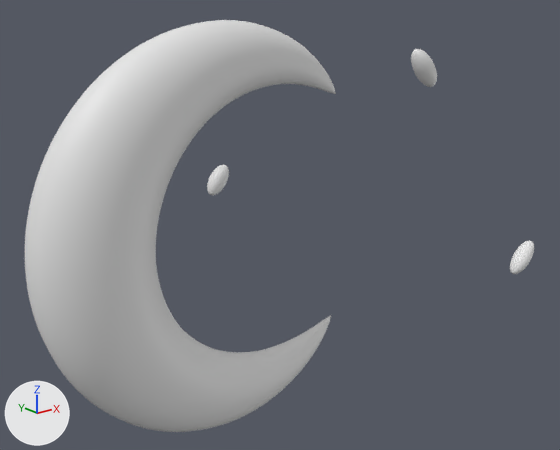
Before and after pictures for a commit that changed the Blender file assets/labyrinthia.blend.
Rendered twice from a 50 mm lens placed at (-2.21, -3.01, 1.19), pointed at (0.18, -0.02, -0.01). Lighting does not change. The marker at lower left points along +X, +Y and +Z. The picture after the commit comes second.

The scene before the commit, as lines of its bpy script (objects in view):
```python
me_labyrinthia_creciente = bpy.data.meshes.new('labyrinthia_creciente')
me_labyrinthia_creciente.from_pydata(...)  # 3050 vertices, 6096 faces; spans x -1.14..0.57, y -1.02..1.02, z -0.22..0.22
me_labyrinthia_fragmento_1 = bpy.data.meshes.new('labyrinthia_fragmento_1')
me_labyrinthia_fragmento_1.from_pydata(...)  # 222 vertices, 440 faces; spans x 0.576..0.784, y 0.334..0.586, z -0.04..0.1
me_labyrinthia_fragmento_2 = bpy.data.meshes.new('labyrinthia_fragmento_2')
me_labyrinthia_fragmento_2.from_pydata(...)  # 222 vertices, 440 faces; spans x 0.7798..0.9002, y 0.0557..0.2043, z -0.025..0.065
me_labyrinthia_fragmento_3 = bpy.data.meshes.new('labyrinthia_fragmento_3')
me_labyrinthia_fragmento_3.from_pydata(...)  # 222 vertices, 440 faces; spans x 0.649..0.811, y -0.276..-0.104, z -0.01..0.09
ob_labyrinthia_creciente = bpy.data.objects.new('labyrinthia_creciente', me_labyrinthia_creciente)
ob_labyrinthia_creciente.location = (0.0, 0.0, 0.0)
ob_labyrinthia_creciente.rotation_euler = (1.571, 0.0, 0.0)  # degrees (90, 0, 0)
ob_labyrinthia_fragmento_1 = bpy.data.objects.new('labyrinthia_fragmento_1', me_labyrinthia_fragmento_1)
ob_labyrinthia_fragmento_1.location = (1.0, 0.4, 0.2)
ob_labyrinthia_fragmento_1.rotation_euler = (1.571, 0.0, 0.0)  # degrees (90, 0, 0)
ob_labyrinthia_fragmento_2 = bpy.data.objects.new('labyrinthia_fragmento_2', me_labyrinthia_fragmento_2)
ob_labyrinthia_fragmento_2.location = (-0.9, 0.2, 0.1)
ob_labyrinthia_fragmento_2.rotation_euler = (1.571, 0.0, 0.0)  # degrees (90, 0, 0)
ob_labyrinthia_fragmento_3 = bpy.data.objects.new('labyrinthia_fragmento_3', me_labyrinthia_fragmento_3)
ob_labyrinthia_fragmento_3.location = (0.7, -0.6, -0.1)
ob_labyrinthia_fragmento_3.rotation_euler = (1.571, 0.0, 0.0)  # degrees (90, 0, 0)
```
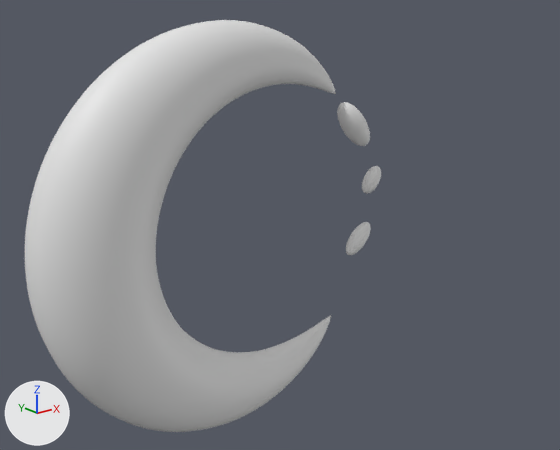
What differs and where, as boxes (x1, y1, x2, y2) in the pictures (560 x 450 px):
```json
{"object": "labyrinthia_fragmento_1", "change": "moved", "before": [411, 49, 437, 87], "after": [337, 102, 370, 146]}
{"object": "labyrinthia_fragmento_3", "change": "moved", "before": [510, 240, 534, 274], "after": [346, 222, 371, 255]}
{"object": "labyrinthia_fragmento_2", "change": "moved", "before": [207, 165, 229, 195], "after": [362, 166, 381, 194]}
```

The change, as JSON lines over the scene's bpy script:
```json
{"op": "set", "path": "ob_labyrinthia_fragmento_1.location", "old": "(1.0, 0.4, 0.2)", "new": "(0.0, 0.0, 0.0)"}
{"op": "set", "path": "ob_labyrinthia_fragmento_2.location", "old": "(-0.9, 0.2, 0.1)", "new": "(0.0, 0.0, 0.0)"}
{"op": "set", "path": "ob_labyrinthia_fragmento_3.location", "old": "(0.7, -0.6, -0.1)", "new": "(0.0, 0.0, 0.0)"}
```
